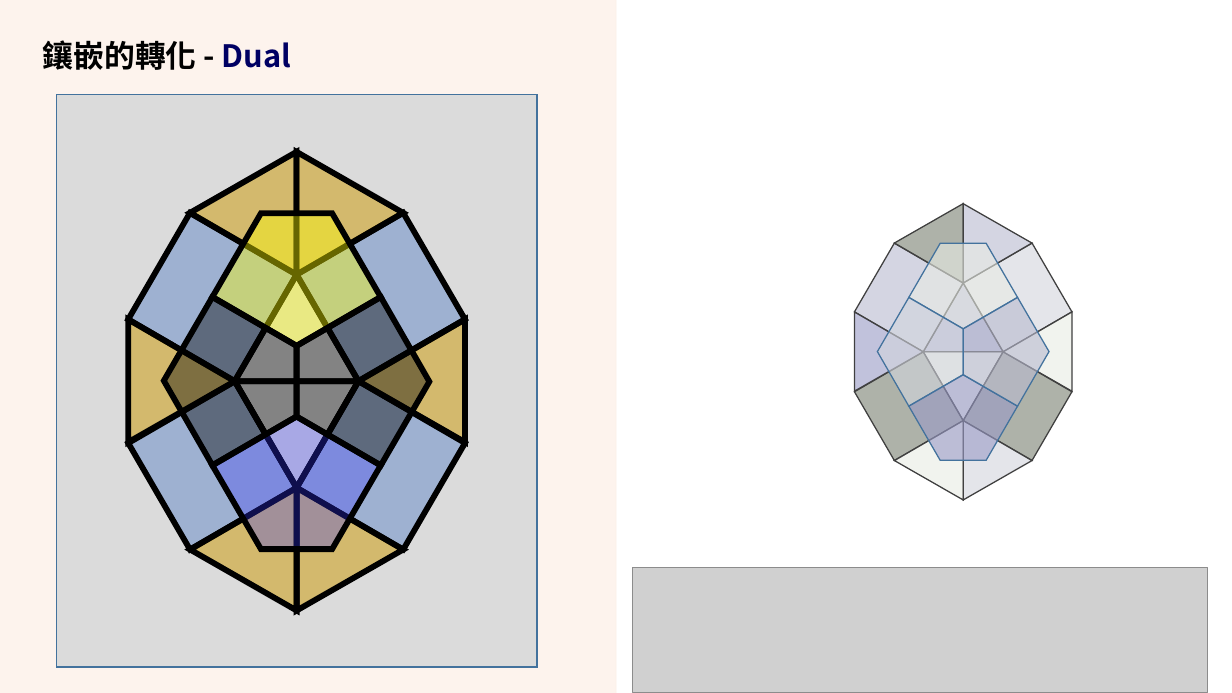
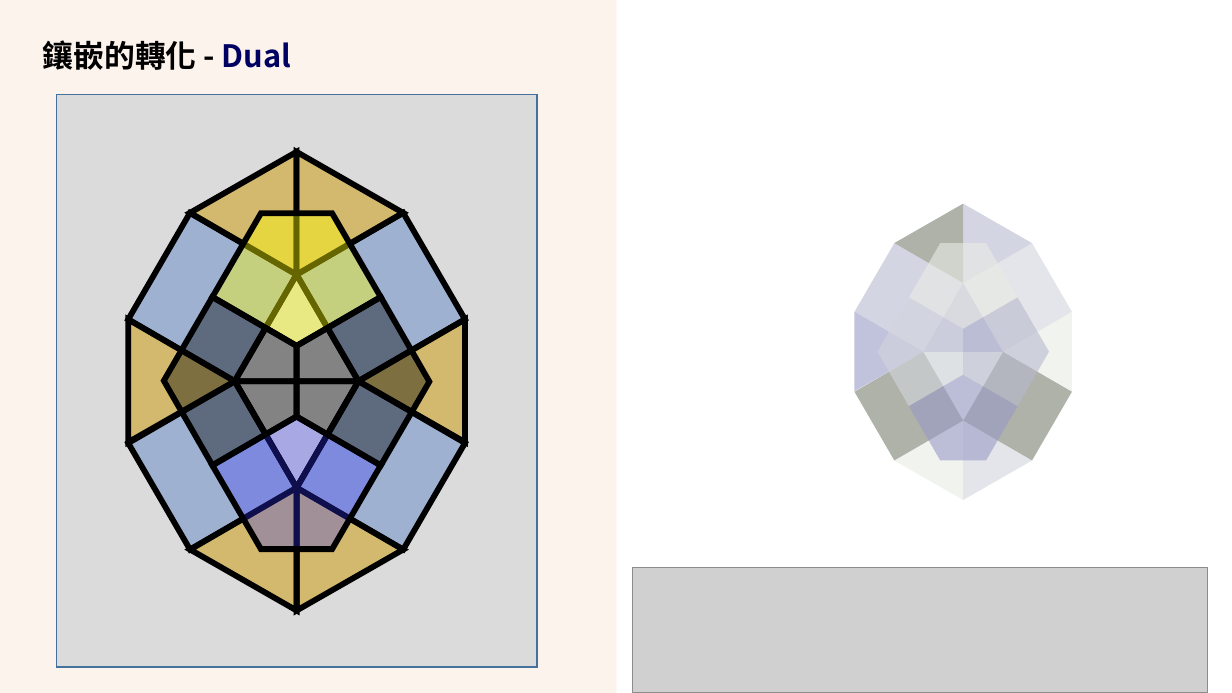
Before and after one commit to LittleD3092/My-Vault, a slide deck: slide 28 of Patterning and Drawing/4/AMA-數藝-5-2-5-密鋪-轉化-2024-0419.pptx. Drawn at 1232x693 pixels with LibreOffice and Linux fonts; fonts in the diff are those of the drawing; grey boxes stand for pictures; background and template pictures are left out. Boxes give left, top, right and bottom in pixels: in the first picture for what was removed or moved away, otherwise in the second. Text is boxed around its words. In the diff, an @@ line names an element or a change of style, - is before the commit and + after.

```diff
--- a/Patterning and Drawing/4/AMA-數藝-5-2-5-密鋪-轉化-2024-0419.pptx
+++ b/Patterning and Drawing/4/AMA-數藝-5-2-5-密鋪-轉化-2024-0419.pptx
@@ outline #43739E 1 pt to none in 4 elements at box(909, 243, 1019, 329), box(878, 298, 964, 407), box(909, 375, 1019, 461), box(963, 298, 1049, 407) @@
@@ outline #404040 1 pt to none in 12 elements at box(923, 283, 1003, 351), box(923, 352, 1003, 421), box(855, 243, 964, 352), box(963, 243, 1072, 352), box(963, 352, 1072, 461), box(855, 352, 964, 461), box(820, 312, 923, 411), box(895, 183, 998, 282), box(929, 183, 1032, 282), box(1003, 312, 1106, 411), box(929, 421, 1032, 520), box(895, 421, 998, 520) @@
```
Also in this commit, not shown: 5 other slides changed, 7 slides added, 3 other files.
